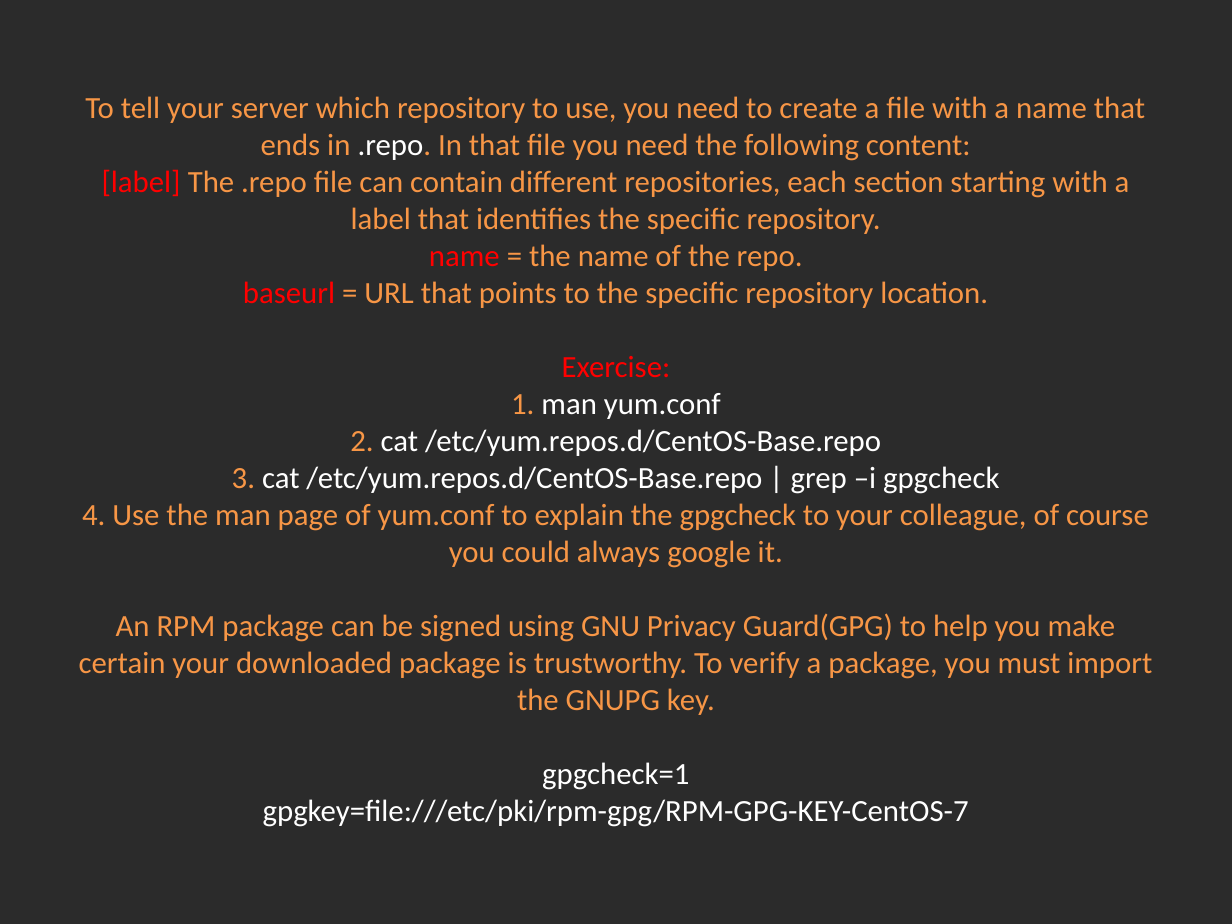
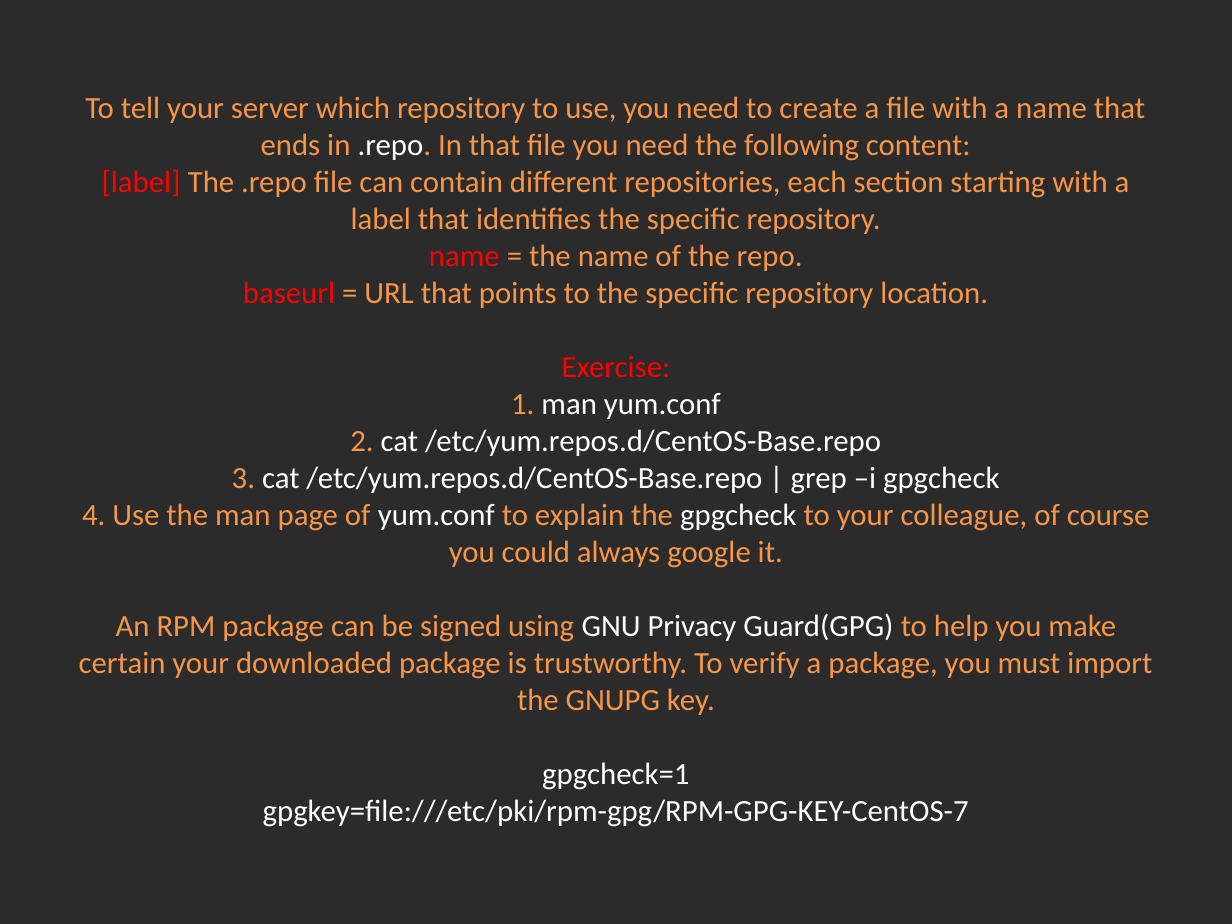
Before and after one commit to Academy-Soft-Intellect/Linux-Course, a slide deck: slide 4 of 09.Softwaremagement_And_Cron/09-SoftwareManagementAndCron.pptx. Drawn at 1232x924 pixels with LibreOffice and Linux fonts; fonts in the diff are those of the drawing; background and template pictures are left out; a plain dark background stands for a picture behind light text. Boxes give left, top, right and bottom in pixels: in the first picture for what was removed or moved away, otherwise in the second. Text is boxed around its words. In the diff, an @@ line names an element or a change of style, - is before the commit and + after.

```diff
--- a/09.Softwaremagement_And_Cron/09-SoftwareManagementAndCron.pptx
+++ b/09.Softwaremagement_And_Cron/09-SoftwareManagementAndCron.pptx
@@ title "To tell your server which ..." at <box>79,96,1152,827</box>: text colour #F79646 to #FFFFFF in "yum.conf gpgcheck GNU Privacy Guard(GPG)" @@
```
Also in this commit, not shown: 2 other slides changed.
